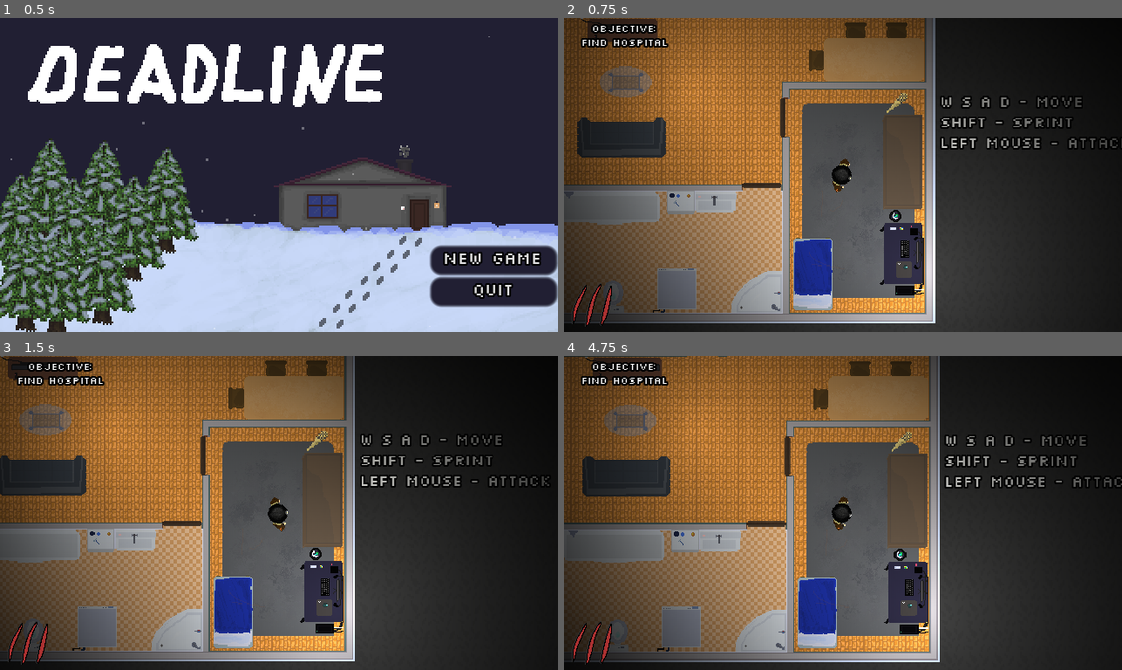
Above: before the commit, frames 1-4 (two rows, left to right).
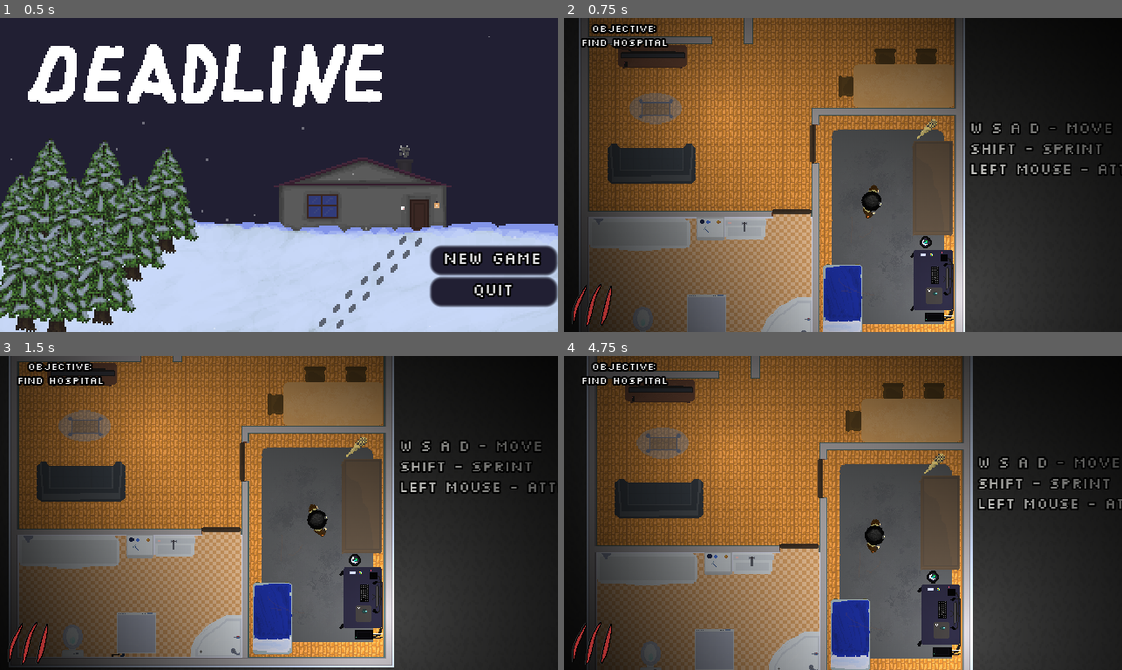
Above: after the commit, the same moments.

Repository: plokiju1098/GodotFirstGame
Game: Godot game, scene res://Interface/MainMenu.tscn
Two runs of this game, one before a commit and one after it. Both use one fixed random seed, a clock stepped at 60 frames per second and the inputs below.
Inputs (mouse positions are in pixels of both pictures, inside the frame that each line leads up to):
- Up to frame 1 (0.5 s): no input
- Up to frame 2 (0.75 s): click "New Game" at 0.5 s
- Up to frame 3 (1.5 s): tap Enter at 1.25 s; move the mouse to (401, 497) at 1.27 s; hold D (move_right) from 1.28 s (still down); tap 1 (bat) at 1.35 s
- Up to frame 4 (4.75 s): move the mouse to (731, 528) at 2.02 s; release D (move_right) at 2.03 s; hold S (move_down) 2.03-2.78 s; click (731, 528) at 2.1 s; move the mouse to (898, 443) at 2.77 s; hold D (move_right) 2.78-3.53 s; tap F (fireball) at 2.85 s; move the mouse to (815, 575) at 3.52 s; hold W (move_up) 3.53-4.28 s; tap E (interact) at 3.6 s; move the mouse to (1010, 560) at 4.27 s; hold A (move_left) from 4.28 s (still down); tap 2 (pistol) at 4.35 s

Frame 1 is identical in both runs. In frame 2, 51% of the frame differs, in the area x 0-100%, y 0-100%; in frame 3, 48%; in frame 4, 53%.

Commit message:
DeletingUnusedFiles

Diff:
--- a/Eksplozja.gd
+++ /dev/null
@@ -1,6 +0,0 @@
-extends AnimatedSprite
-
-
-
-func _on_Eksplozja_animation_finished():
-	queue_free()
--- a/Fireball.tscn
+++ /dev/null
@@ -1,22 +0,0 @@
-[gd_scene load_steps=4 format=2]
-
-[ext_resource path="res://Fireball.gd" type="Script" id=1]
-[ext_resource path="res://Sprites/Fireball.png" type="Texture" id=2]
-
-[sub_resource type="CapsuleShape2D" id=1]
-radius = 6.0
-height = 4.0
-
-[node name="Fireball" type="RigidBody2D"]
-contacts_reported = 1
-contact_monitor = true
-script = ExtResource( 1 )
-
-[node name="Sprite" type="Sprite" parent="."]
-rotation = 1.5708
-texture = ExtResource( 2 )
-
-[node name="CollisionShape2D" type="CollisionShape2D" parent="."]
-position = Vector2( 0, 1 )
-shape = SubResource( 1 )
-[connection signal="body_entered" from="." to="." method="_on_Fireball_body_entered"]
--- a/FireballExplosion.gd
+++ /dev/null
@@ -1,20 +0,0 @@
-extends AnimatedSprite
-
-
-# Declare member variables here. Examples:
-# var a = 2
-# var b = "text"
-
-
-# Called when the node enters the scene tree for the first time.
-func _ready():
-	pass # Replace with function body.
-
-
-# Called every frame. 'delta' is the elapsed time since the previous frame.
-#func _process(delta):
-#	pass
-
-
-func _on_FireballExplosion_animation_finished():
-	queue_free()
--- a/FireballExplosion.tscn
+++ /dev/null
@@ -1,22 +0,0 @@
-[gd_scene load_steps=7 format=2]
-
-[ext_resource path="res://Sprites/FireballExplosion3.png" type="Texture" id=1]
-[ext_resource path="res://Sprites/FireballExplosion2.png" type="Texture" id=2]
-[ext_resource path="res://Sprites/FireballExplosion1.png" type="Texture" id=3]
-[ext_resource path="res://Sprites/FireballExplosion4.png" type="Texture" id=4]
-[ext_resource path="res://FireballExplosion.gd" type="Script" id=5]
-
-[sub_resource type="SpriteFrames" id=1]
-animations = [ {
-"frames": [ ExtResource( 3 ), ExtResource( 2 ), ExtResource( 1 ), ExtResource( 4 ) ],
-"loop": true,
-"name": "default",
-"speed": 10.0
-} ]
-
-[node name="FireballExplosion" type="AnimatedSprite"]
-position = Vector2( -49, 5 )
-frames = SubResource( 1 )
-playing = true
-script = ExtResource( 5 )
-[connection signal="animation_finished" from="." to="." method="_on_FireballExplosion_animation_finished"]
--- a/Player.tscn
+++ b/Player.tscn
@@ -201,7 +201,7 @@
 shape = SubResource( 2 )
 
 [node name="Light2D" type="Light2D" parent="."]
-position = Vector2( 0, 1 )
+position = Vector2( -23, -9 )
 texture = ExtResource( 3 )
 color = Color( 1, 0.988235, 0.72549, 1 )
 energy = 0.3
@@ -273,7 +273,7 @@
 
 [node name="BatSwing" type="AudioStreamPlayer2D" parent="."]
 stream = ExtResource( 6 )
-volume_db = -6.992
+volume_db = -16.605
 attenuation = 0.965936
 
 [node name="HospitalWalking" type="AudioStreamPlayer2D" parent="."]
Not shown: 2 places in InteractLabel.tscn that only renumber resources
Binary file removed: Sprites/Character2.png
Not shown, removed: Sprites/Character2.png.import
Binary file removed: Sprites/CharacterSword.png
Not shown, removed: Sprites/CharacterSword.png.import
Binary file removed: Sprites/EnemyDead-sheet.png
Not shown, removed: Sprites/EnemyDead-sheet.png.import
Binary file removed: Sprites/EnemyDead.png
Not shown, removed: Sprites/EnemyDead.png.import
Binary file removed: Sprites/Fireball.png
Not shown, removed: Sprites/Fireball.png.import
Binary file removed: Sprites/FireballExplosion1.png
(and 19 more such lines)
